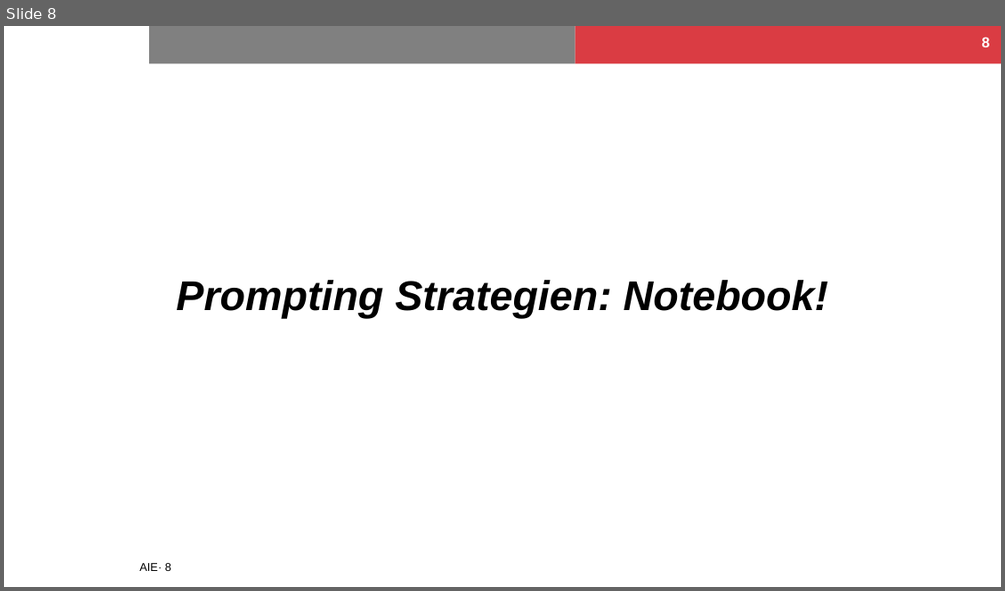
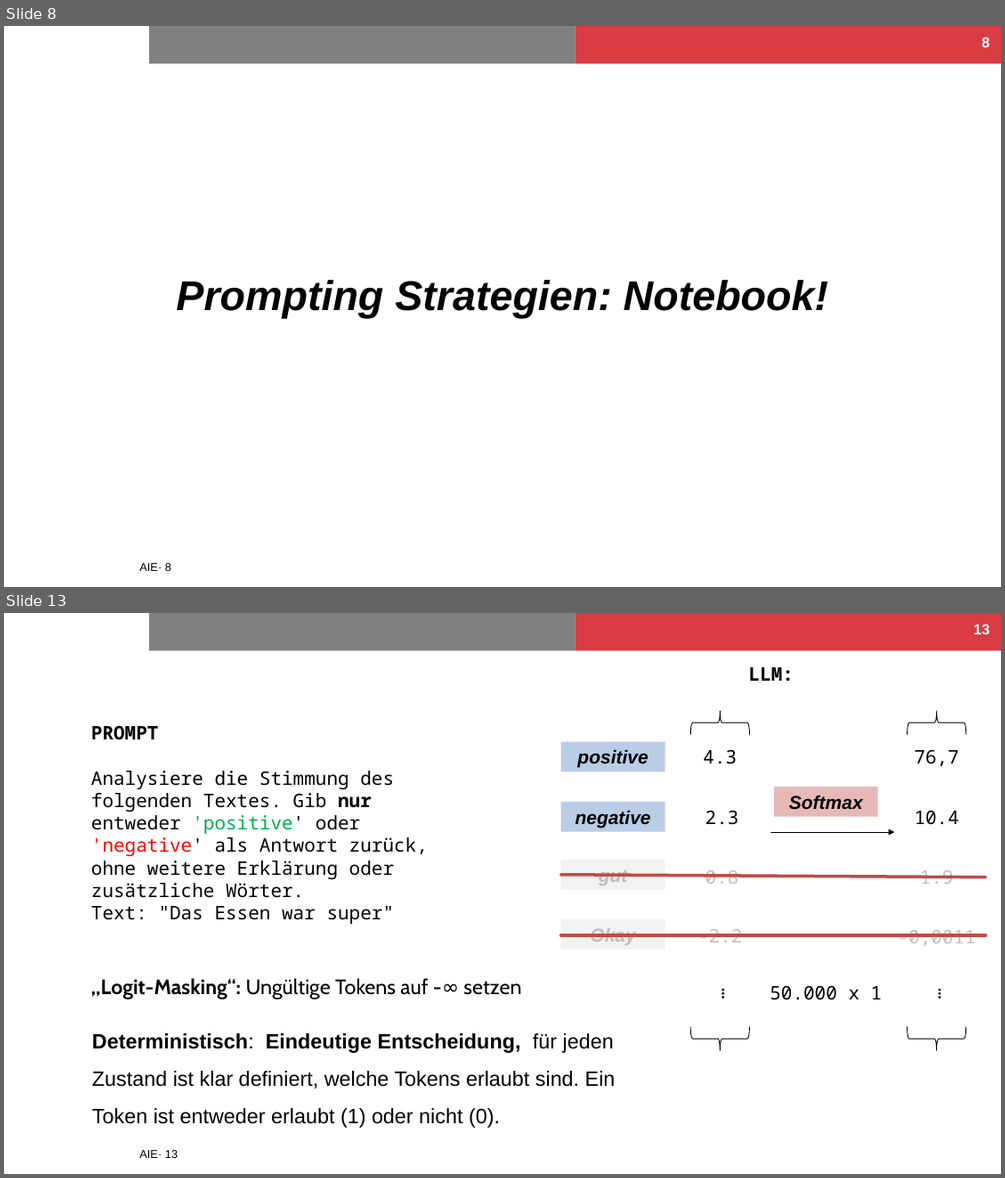
Before and after one commit to NilsHellwig/AIE-course, a slide deck: Kapitel 03_Prompting/03_Prompting.pptx. Shown one above the other, each under a label of ours: slide 8 before the commit, slides 8 and 13 after it; the slides between them are not shown. The pictures are 1005x591 and 1005x1178 pixels, drawn with LibreOffice and Linux fonts; fonts in the diff are those of the drawing; background and template pictures are left out. Boxes give left, top, right and bottom in pixels: in the first picture for what was removed or moved away, otherwise in the second. Text is boxed around its words. In the diff, an @@ line names an element or a change of style, - is before the commit and + after.

```diff
--- a/Kapitel 03_Prompting/03_Prompting.pptx
+++ b/Kapitel 03_Prompting/03_Prompting.pptx
@@ slide 13 added at (x1=4, y1=613, x2=1001, y2=1174), background #FFFFFF; not listed: 3 template elements that a slide beside it also shows @@
@@ page number added at (x1=973, y1=624, x2=989, y2=634), 14 pt, text #FFFFFF, bold @@
+13
@@ text added at (x1=749, y1=667, x2=793, y2=682), 18 pt, text #000000, bold @@
+LLM:
@@ left brace added at (x1=690, y1=711, x2=750, y2=734), outline #000000 0.75 pt @@
@@ left brace added at (x1=906, y1=711, x2=966, y2=734), outline #000000 0.75 pt @@
@@ text added at (x1=91, y1=725, x2=428, y2=924), 18 pt, text #000000 @@
+PROMPT
+Analysiere die Stimmung des folgenden Textes. Gib nur entweder 'positive' oder 'negative' als Antwort zurück, ohne weitere Erklärung oder zusätzliche Wörter.
+Text: "Das Essen war super"
@@ rectangle added at (x1=561, y1=742, x2=665, y2=771), fill #B9CDE5, 18 pt, text #000000, bold, italic @@
+positive
@@ text added at (x1=703, y1=749, x2=736, y2=764), 18 pt, text #000000 @@
+4.3
@@ text added at (x1=914, y1=749, x2=958, y2=766), 18 pt, text #000000 @@
+76,7
@@ rectangle added at (x1=774, y1=787, x2=878, y2=817), fill #E6B9B8, 18 pt, text #000000, bold, italic @@
+Softmax
@@ rectangle added at (x1=561, y1=802, x2=665, y2=831), fill #B9CDE5, 18 pt, text #000000, bold, italic @@
+negative
@@ text added at (x1=705, y1=810, x2=739, y2=825), 18 pt, text #000000 @@
+2.3
@@ text added at (x1=914, y1=810, x2=959, y2=825), 18 pt, text #000000 @@
+10.4
@@ arrow added from (771, 832) to (895, 832), #000000 0.75 pt @@
@@ rectangle added at (x1=561, y1=860, x2=665, y2=890), fill #F2F2F2, 18 pt, text #BFBFBF, bold, italic @@
+gut
@@ line added from (561, 875) to (986, 877), #BF4C48 3 pt @@
@@ text added at (x1=705, y1=870, x2=739, y2=884), 18 pt, text #BFBFBF @@
+0.8
@@ text added at (x1=920, y1=870, x2=954, y2=884), 18 pt, text #BFBFBF @@
+1.9
@@ rectangle added at (x1=561, y1=919, x2=665, y2=949), fill #F2F2F2, 18 pt, text #BFBFBF, bold, italic @@
+Okay
@@ text added at (x1=697, y1=929, x2=742, y2=942), 18 pt, text #BFBFBF @@
+-2.2
@@ text added at (x1=898, y1=930, x2=976, y2=946), 18 pt, text #BFBFBF @@
+-0,0011
@@ text added at (x1=931, y1=930, x2=961, y2=1057), 18 pt, text #000000 @@
+…
@@ line added from (561, 935) to (986, 935), #BF4C48 3 pt @@
@@ text added at (x1=714, y1=957, x2=744, y2=1031), 18 pt, text #000000 @@
+…
@@ text added at (x1=91, y1=978, x2=521, y2=999), 20 pt, text #000000 @@
+„Logit-Masking“: Ungültige Tokens auf -∞ setzen
@@ text added at (x1=769, y1=985, x2=882, y2=1000), 18 pt, text #000000 @@
+50.000 x 1
@@ left brace added at (x1=690, y1=1027, x2=750, y2=1051), outline #000000 0.75 pt @@
@@ left brace added at (x1=906, y1=1027, x2=966, y2=1051), outline #000000 0.75 pt @@
@@ text added at (x1=92, y1=1070, x2=615, y2=1127), 20 pt, text #000000 @@
+Deterministisch: Eindeutige Entscheidung, für jeden Zustand ist klar definiert, welche Tokens erlaubt sind. Ein Token ist entweder erlaubt (1) oder nicht (0).
```
Also in this commit, not shown: 3 slides changed, 23 other slides added, 4 other files.
